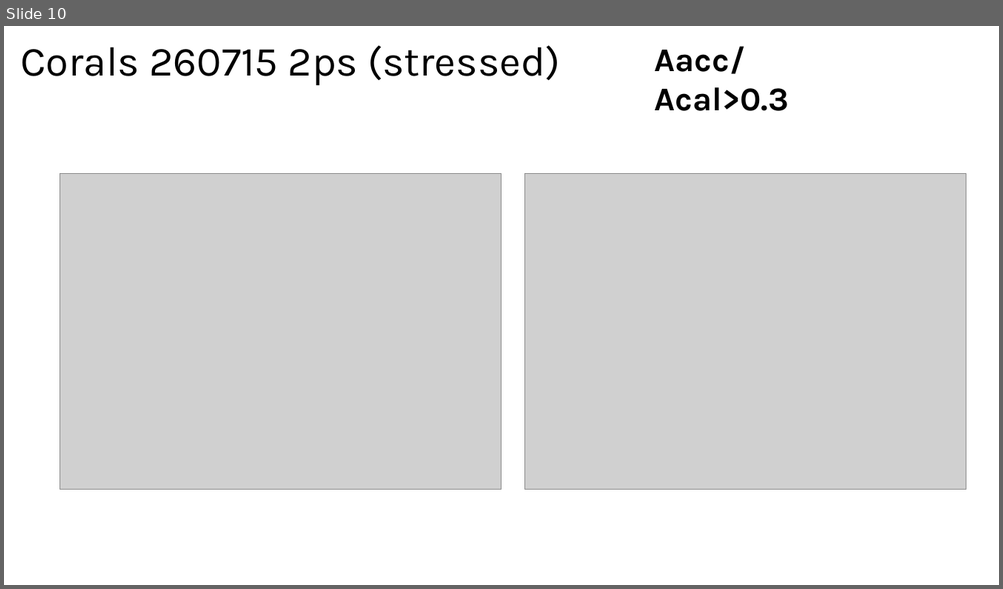
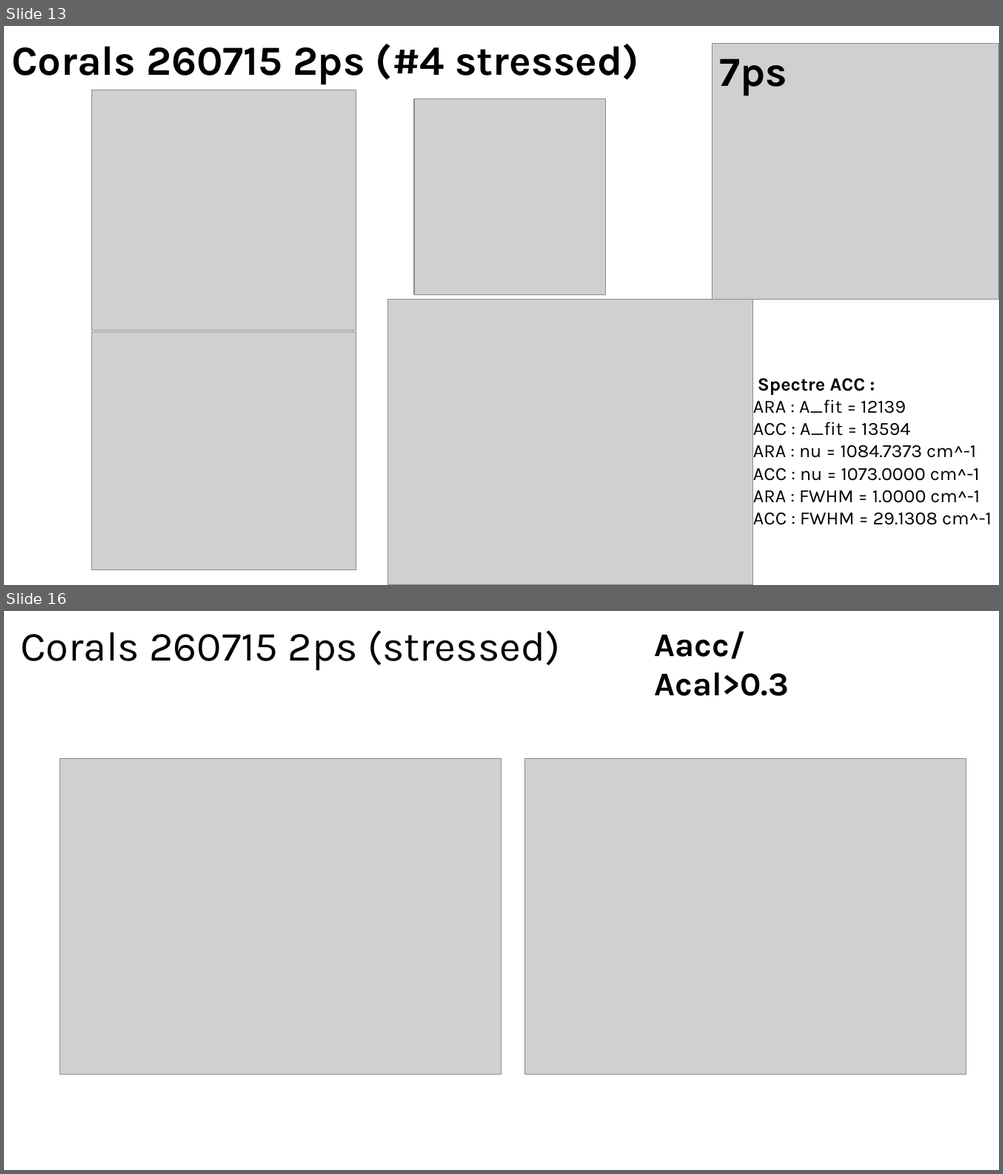
Before and after one commit to sachabuc/SRS_analysis, a slide deck: meetings/reu_011026_figures_papiers.pptx. Shown one above the other, each under a label of ours: slide 10 before the commit, slides 13 and 16 after it; the slides between them are not shown. The pictures are 1003x589 and 1003x1174 pixels, drawn with LibreOffice and Linux fonts; fonts in the diff are those of the drawing; grey boxes stand for pictures. Boxes give left, top, right and bottom in pixels: in the first picture for what was removed or moved away, otherwise in the second. Text is boxed around its words. In the diff, an @@ line names an element or a change of style, - is before the commit and + after.

```diff
--- a/meetings/reu_011026_figures_papiers.pptx
+++ b/meetings/reu_011026_figures_papiers.pptx
@@ slide 13 added at (4, 26, 999, 585), background #FFFFFF @@
@@ title added at (11, 44, 639, 85), 40 pt, text #000000, bold @@
+Corals 260715 2ps (#4 stressed)
@@ picture added at (712, 43, 999, 299) @@
@@ text added at (720, 59, 787, 96), 40 pt, text #000000, bold @@
+7ps
@@ picture added at (92, 90, 356, 330) @@
@@ picture added at (415, 99, 606, 295) @@
@@ picture added at (388, 300, 753, 585) @@
@@ picture added at (92, 332, 356, 571) @@
@@ text added at (753, 378, 991, 526), 18 pt, text #000000 @@
+Spectre ACC :
+ARA : A_fit = 12139
+ACC : A_fit = 13594
+ARA : nu = 1084.7373 cm^-1
+ACC : nu = 1073.0000 cm^-1
+ARA : FWHM = 1.0000 cm^-1
+ACC : FWHM = 29.1308 cm^-1
@@ what was slide 10 is now slide 16 @@
```
Also in this commit, not shown: 5 other slides added, 16 other files.
